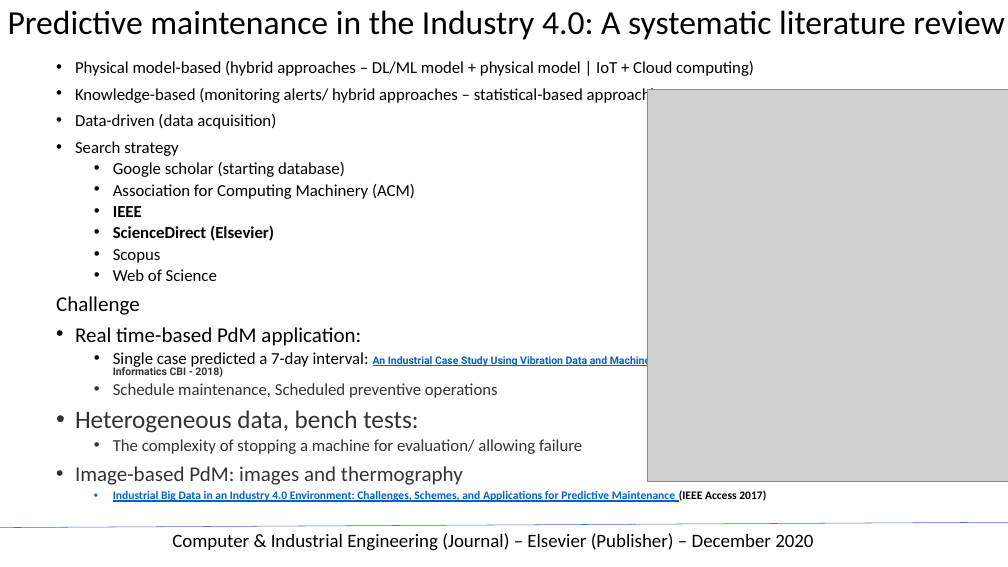
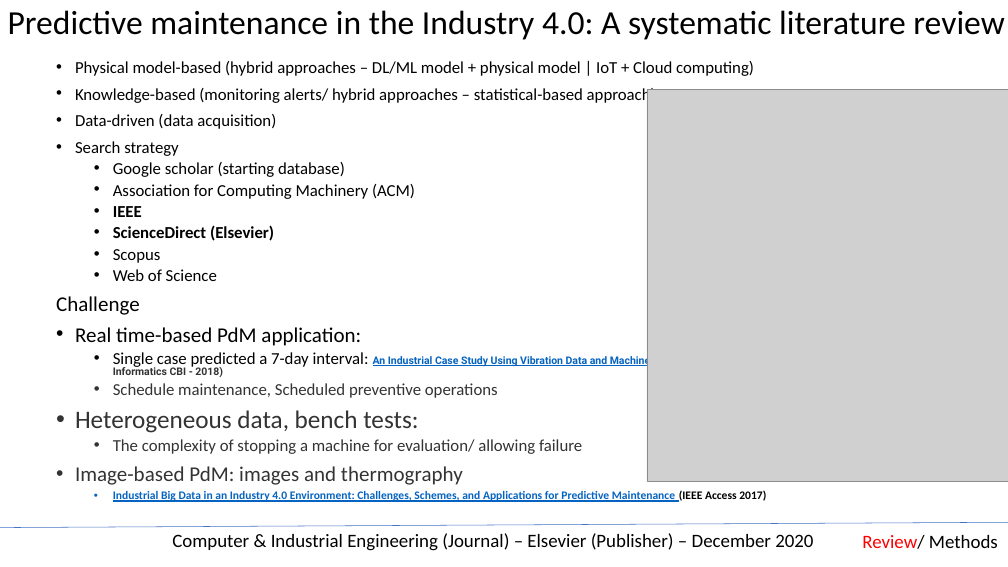
Before and after one commit to mrtrunghieu1/predictive-maintenance-awesome, a slide deck: slide 2 of slides/PredictiveMaintainance_Review.pptx. Drawn at 1008x567 pixels with LibreOffice and Linux fonts; fonts in the diff are those of the drawing; grey boxes stand for pictures. Boxes give left, top, right and bottom in pixels: in the first picture for what was removed or moved away, otherwise in the second. Text is boxed around its words. In the diff, an @@ line names an element or a change of style, - is before the commit and + after.

Commit message:
[UPDATE] Complete 1 survey review

```diff
--- a/slides/PredictiveMaintainance_Review.pptx
+++ b/slides/PredictiveMaintainance_Review.pptx
@@ text added at <box>862,535,998,549</box>, 18 pt, text #000000 @@
+Review/ Methods
```
Also in this commit, not shown: 1 other slide changed, 1 slide added.
